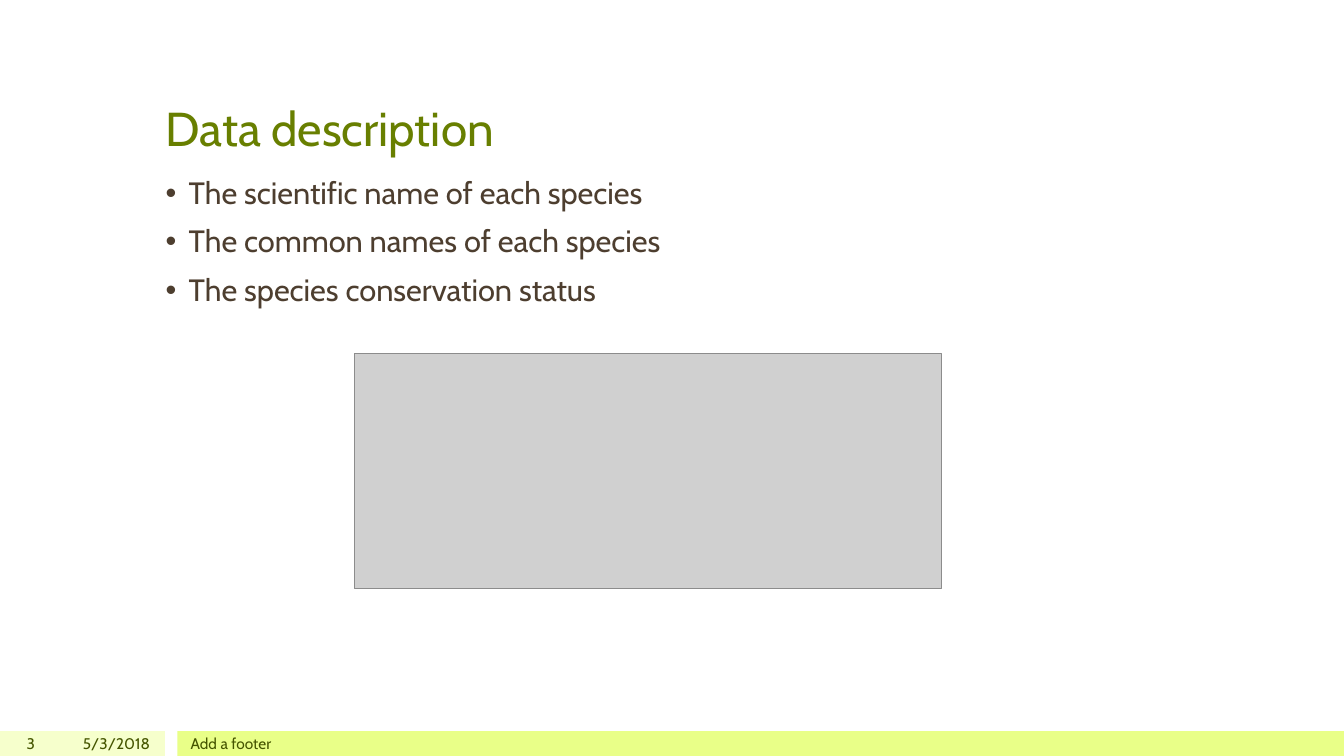
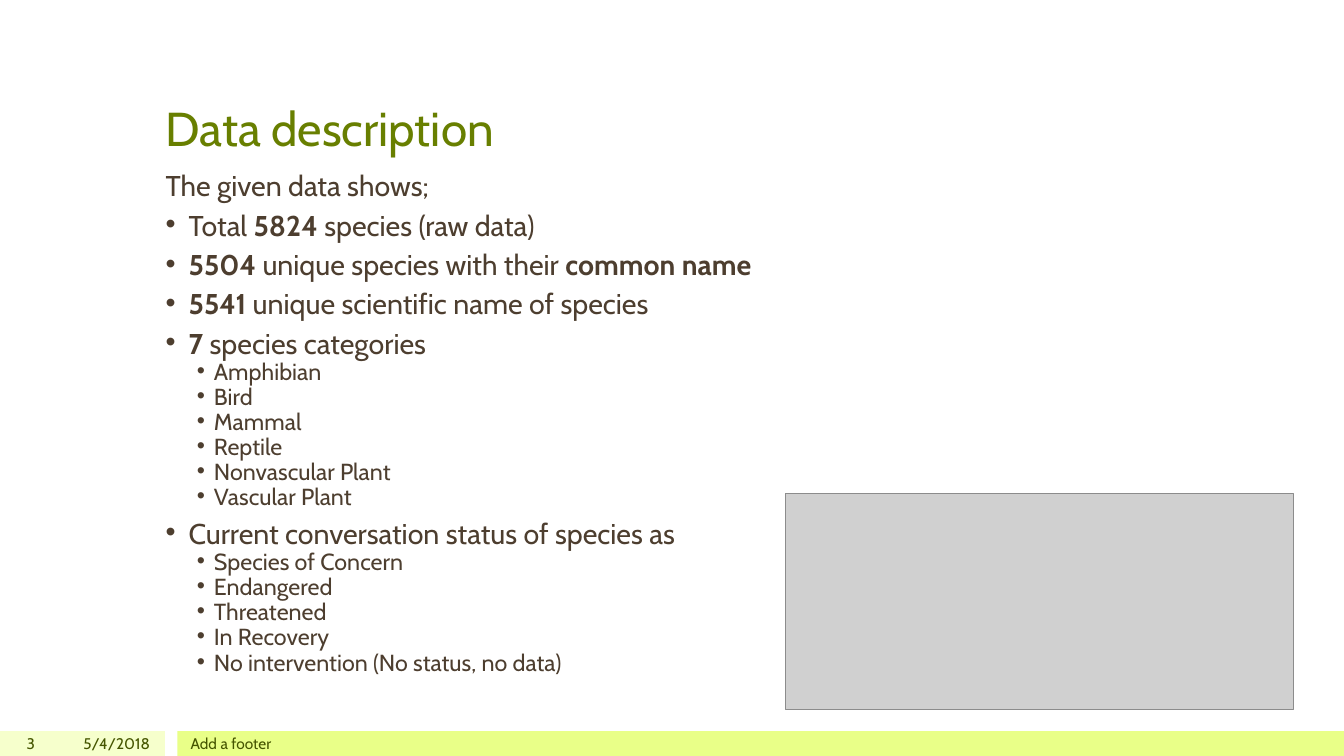
Before and after one commit to iamchristinelee/codeacademy, a slide deck: slide 3 of DataScience/Capstone/biodiversity.pptx. Drawn at 1344x756 pixels with LibreOffice and Linux fonts; fonts in the diff are those of the drawing; grey boxes stand for pictures; background and template pictures are left out. Boxes give left, top, right and bottom in pixels: in the first picture for what was removed or moved away, otherwise in the second. Text is boxed around its words. In the diff, an @@ line names an element or a change of style, - is before the commit and + after.

```diff
--- a/DataScience/Capstone/biodiversity.pptx
+++ b/DataScience/Capstone/biodiversity.pptx
@@ text at <box>166,174,751,674</box>: text changed; size 22 to 20.4 pt @@
-• The scientific name of each species
-• The common names of each species
-• The species conservation status
+The given data shows;
+• Total 5824 species (raw data)
+• 5504 unique species with their common name
+• 5541 unique scientific name of species
+• 7 species categories
+  • Amphibian
+  • Bird
+  • Mammal
+  • Reptile
+  • Nonvascular Plant
+  • Vascular Plant
+• Current conversation status of species as
+  • Species of Concern
+  • Endangered
+  • Threatened
+  • In Recovery
+  • No intervention (No status, no data)
@@ picture removed at <box>355,354,942,589</box> @@
@@ picture added at <box>785,494,1294,710</box> @@
@@ text at <box>83,738,150,751</box>: text changed @@
-5/3/2018
+5/4/2018
```
Also in this commit, not shown: 11 other slides changed, 1 other file.
